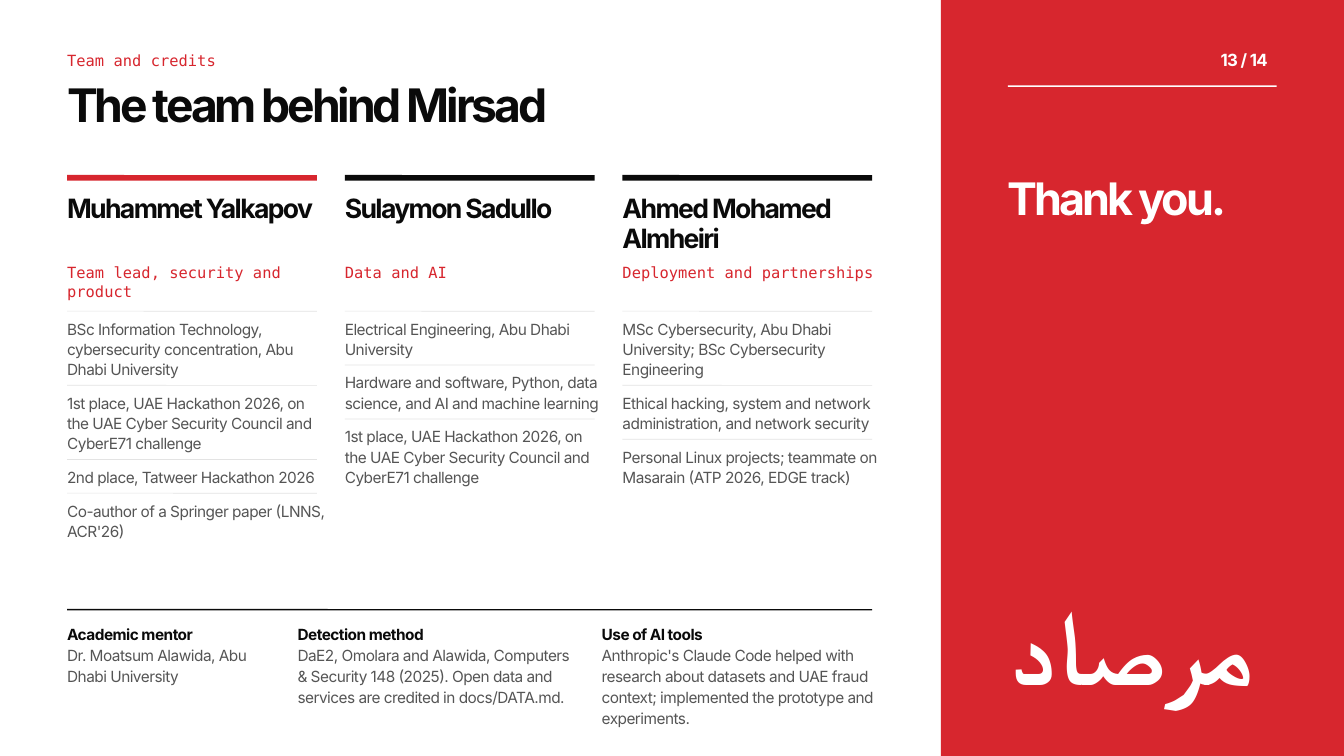
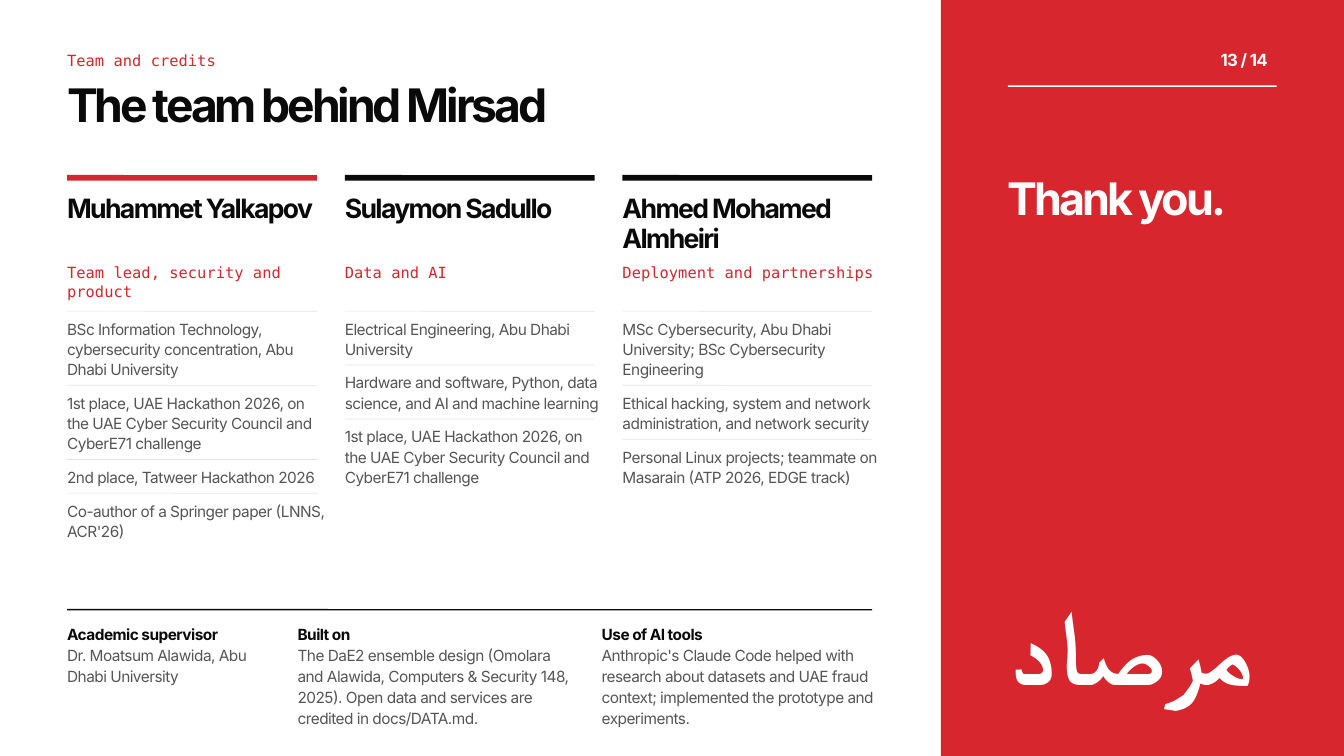
Before and after one commit to muhammet-tm/mirsad, a slide deck: slide 13 of deck/Mirsad_Deck.pptx. Drawn at 1344x756 pixels with LibreOffice and Linux fonts; fonts in the diff are those of the drawing. Boxes give left, top, right and bottom in pixels: in the first picture for what was removed or moved away, otherwise in the second. Text is boxed around its words. In the diff, an @@ line names an element or a change of style, - is before the commit and + after.

```diff
--- a/deck/Mirsad_Deck.pptx
+++ b/deck/Mirsad_Deck.pptx
@@ text at (67, 628, 218, 643): text changed @@
-Academic mentor
+Academic supervisor
@@ text at (298, 628, 569, 726): text changed @@
-Detection method
-DaE2, Omolara and Alawida, Computers
-& Security 148 (2025). Open data and
-services are credited in docs/DATA.md.
+Built on
+The DaE2 ensemble design (Omolara
+and Alawida, Computers & Security 148,
+2025). Open data and services are
+credited in docs/DATA.md.
```
Also in this commit, not shown: 3 other slides changed, 27 other files.
